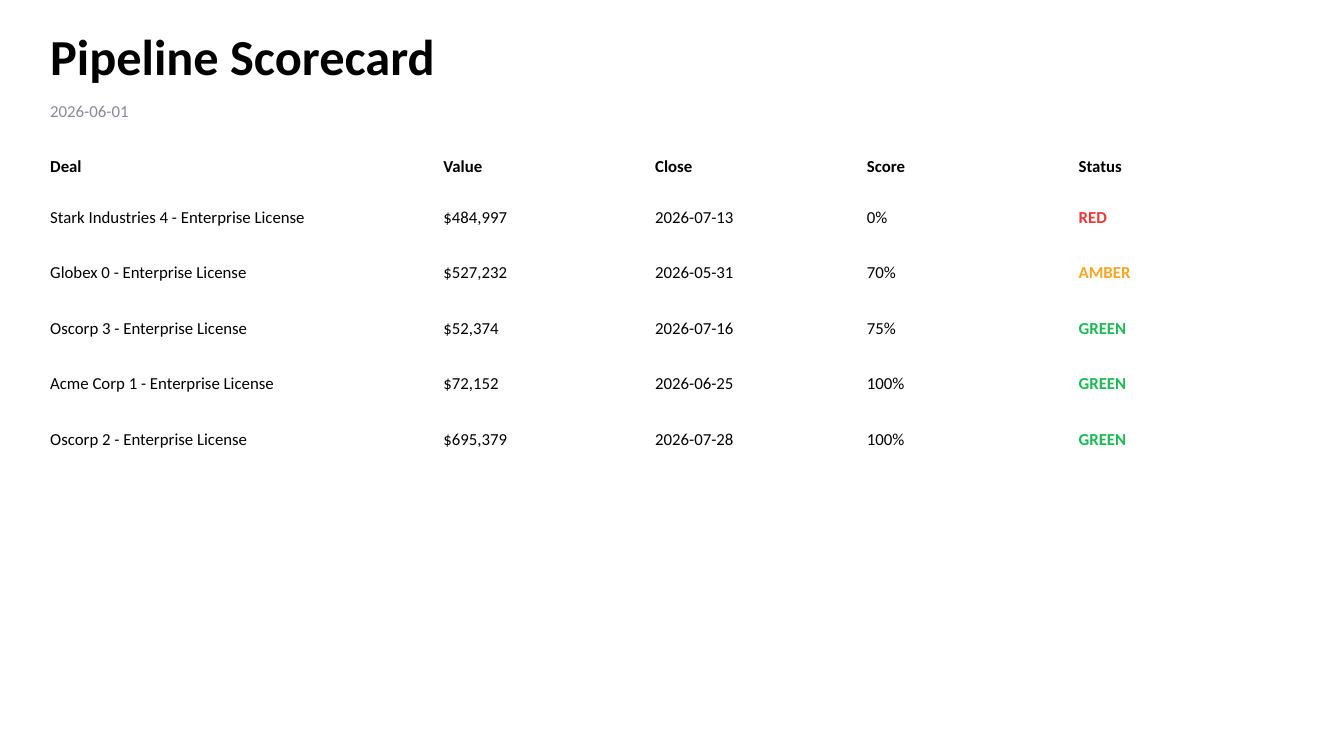
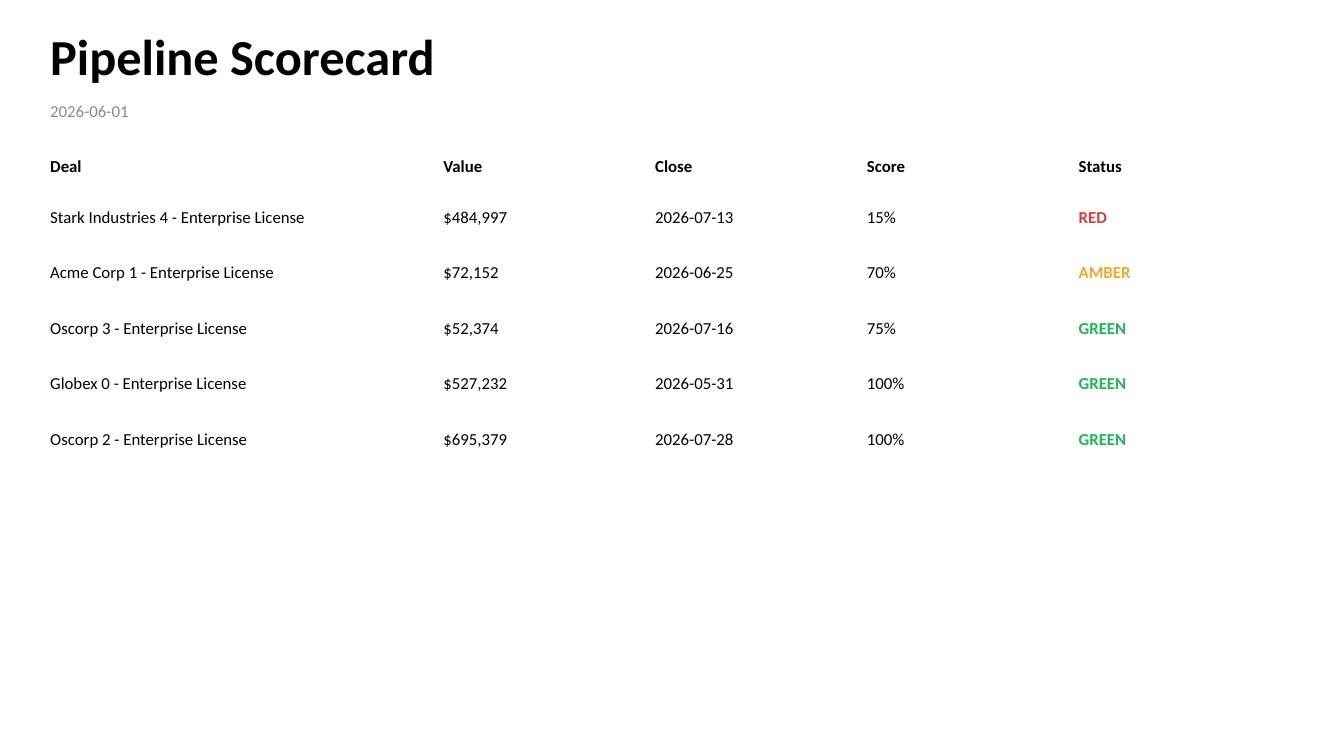
Before and after one commit to vineeta07/Piratesofcoralbean, a slide deck: slide 1 of pipeline_deck.pptx. Drawn at 1344x756 pixels with LibreOffice and Linux fonts; fonts in the diff are those of the drawing. Boxes give left, top, right and bottom in pixels: in the first picture for what was removed or moved away, otherwise in the second. Text is boxed around its words. In the diff, an @@ line names an element or a change of style, - is before the commit and + after.

```diff
--- a/pipeline_deck.pptx
+++ b/pipeline_deck.pptx
@@ text at <box>867,211,896,223</box>: text changed @@
-0%
+15%
@@ text at <box>50,266,274,281</box>: text changed @@
-Globex 0 - Enterprise License
+Acme Corp 1 - Enterprise License
@@ text "$72,152": place and size @@
-text "$72,152" at <box>443,378,498,391</box>
+text "$72,152" at <box>443,267,498,280</box>
@@ text at <box>655,266,733,278</box>: text changed @@
-2026-05-31
+2026-06-25
@@ text at <box>50,377,246,392</box>: text changed @@
-Acme Corp 1 - Enterprise License
+Globex 0 - Enterprise License
@@ text "$527,232": place and size @@
-text "$527,232" at <box>443,267,507,280</box>
+text "$527,232" at <box>443,378,507,391</box>
@@ text at <box>655,377,733,389</box>: text changed @@
-2026-06-25
+2026-05-31
```
Also in this commit, not shown: 3 other slides changed, 3 other files.
